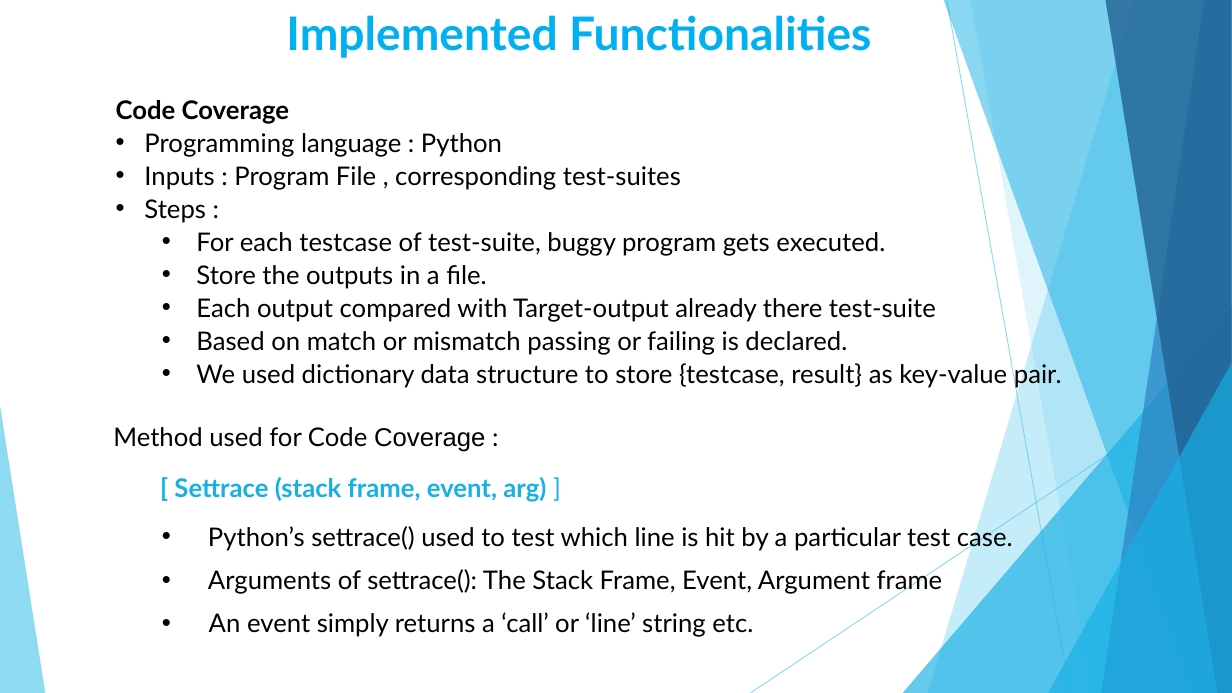
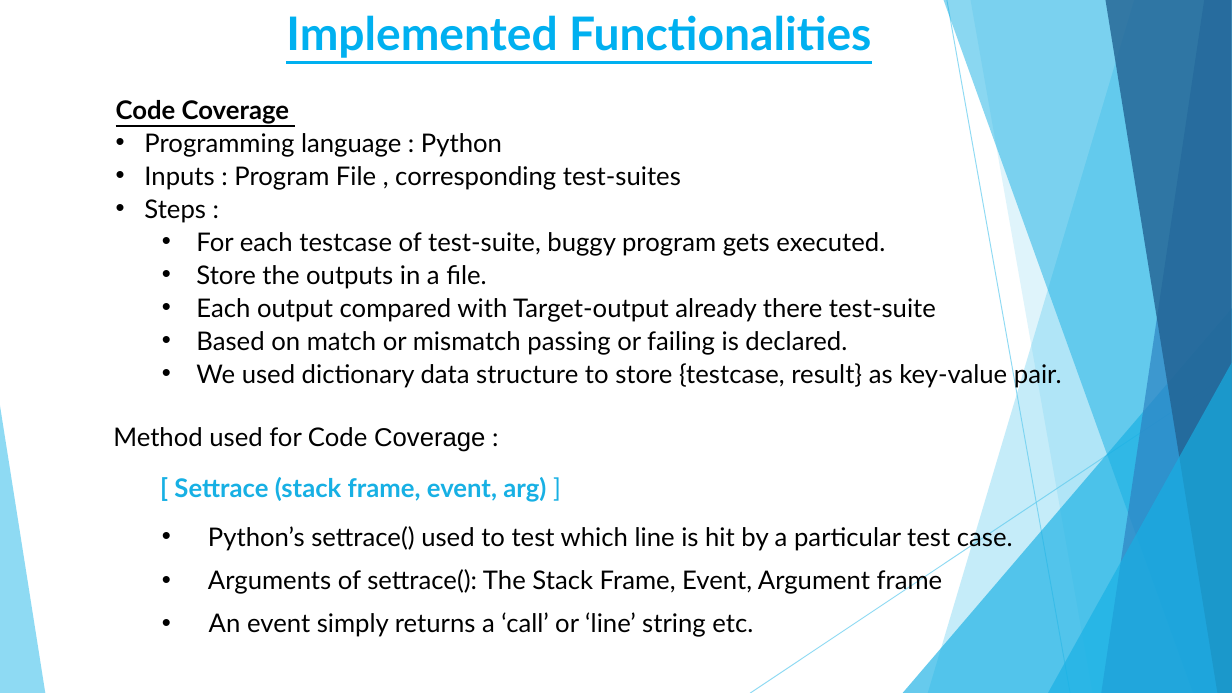
Before and after one commit to Neeraj921721/FYP, a slide deck: slide 5 of Docs/FYP PRESENTATION.pptx (slide 6 before the commit). Drawn at 1232x693 pixels with LibreOffice and Linux fonts; fonts in the diff are those of the drawing. Boxes give left, top, right and bottom in pixels: in the first picture for what was removed or moved away, otherwise in the second. Text is boxed around its words. In the diff, an @@ line names an element or a change of style, - is before the commit and + after.

```diff
--- a/Docs/FYP PRESENTATION.pptx
+++ b/Docs/FYP PRESENTATION.pptx
@@ text "Implemented Functionalities" at (286,15,871,58): underline on @@
@@ text at (116,100,290,124): underline on in "Code Coverage" @@
```
Also in this commit, not shown: 17 other slides changed, 2 slides added, 1 slide removed, 2 other files.
